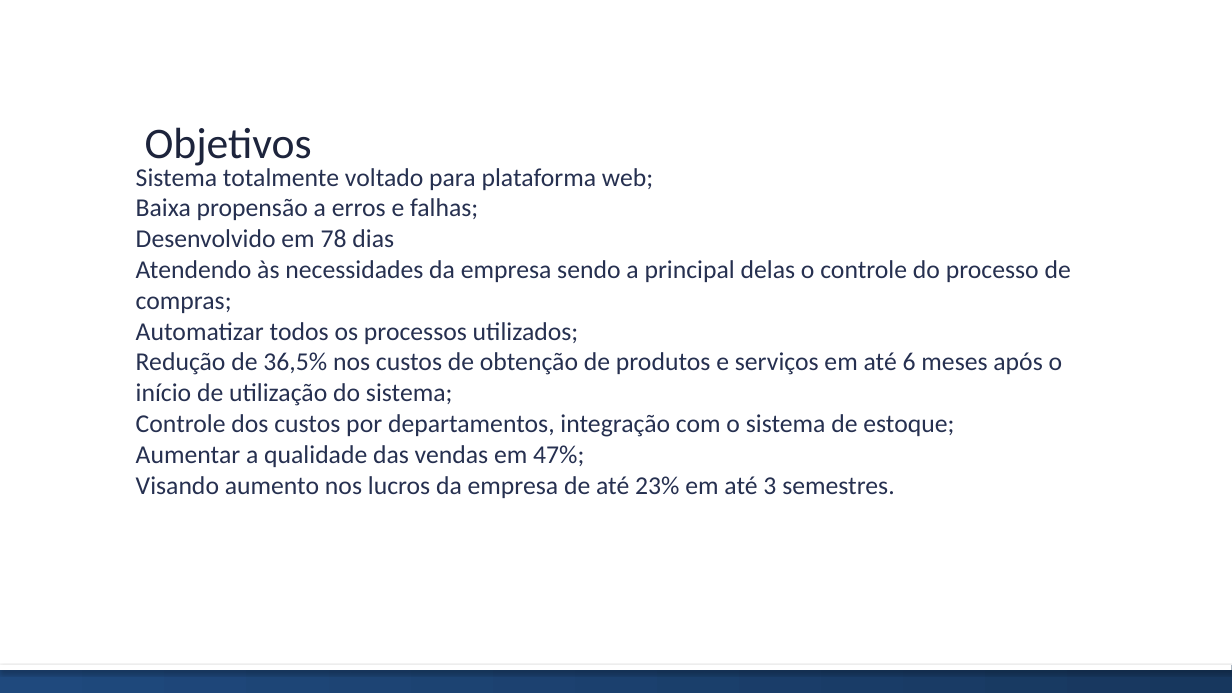
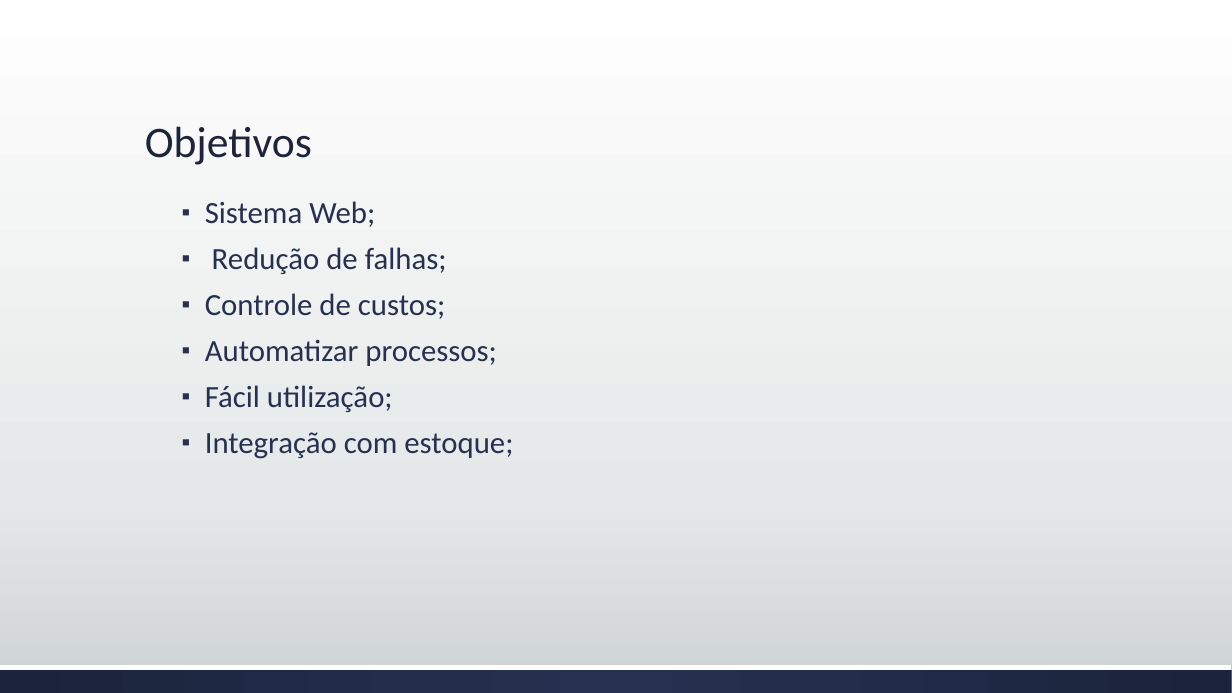
Before and after one commit to brunoedu/gestaoprojetos, a slide deck: slide 4 of Apresentação do projeto FINAL.pptx. Drawn at 1232x693 pixels with LibreOffice and Linux fonts; fonts in the diff are those of the drawing. Boxes give left, top, right and bottom in pixels: in the first picture for what was removed or moved away, otherwise in the second. Text is boxed around its words. In the diff, an @@ line names an element or a change of style, - is before the commit and + after.

```diff
--- a/Apresentação do projeto FINAL.pptx
+++ b/Apresentação do projeto FINAL.pptx
@@ background #FFFFFF to gradient #FFFFFF to #E5E8E8 to #CDD2D2 @@
@@ title "Objetivos" at (145,126,312,165): line spacing 1 to 0.9 @@
@@ text removed at (136,165,1071,498) @@
-Sistema totalmente voltado para plataforma web;
-Baixa propensão a erros e falhas;
-Desenvolvido em 78 dias
-Atendendo às necessidades da empresa sendo a principal delas o controle do processo de compras;
-Automatizar todos os processos utilizados;
-Redução de 36,5% nos custos de obtenção de produtos e serviços em até 6 meses após o início de utilização do sistema;
-Controle dos custos por departamentos, integração com o sistema de estoque;
-Aumentar a qualidade das vendas em 47%;
-Visando aumento nos lucros da empresa de até 23% em até 3 semestres.
@@ text added at (205,201,513,459), 24 pt, text #263050 @@
+  ▪ Sistema Web;
+  ▪ Redução de falhas;
+  ▪ Controle de custos;
+  ▪ Automatizar processos;
+  ▪ Fácil utilização;
+  ▪ Integração com estoque;
@@ rectangle at (0,665,1232,670): shadow off @@
@@ rectangle at (0,665,1232,693): fill gradient #1F497D to #17375E to gradient #263050 to #1D243C @@
```
Also in this commit, not shown: 12 other slides changed, 3 slides added, 3 slides removed.
